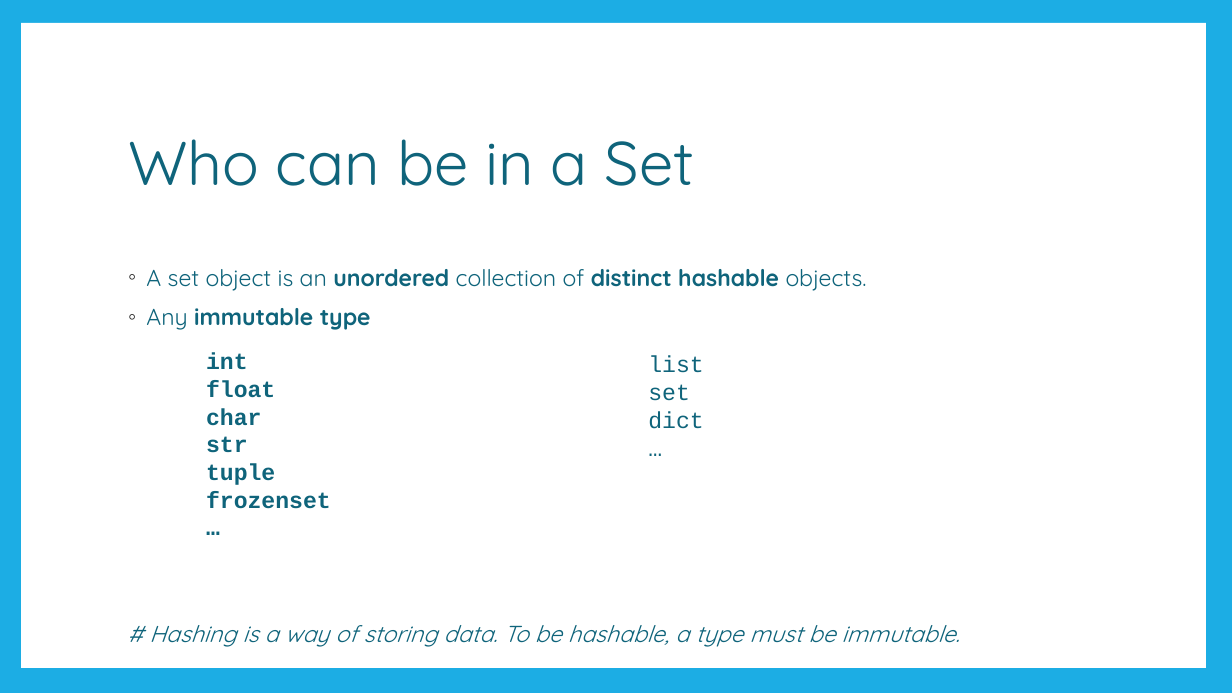
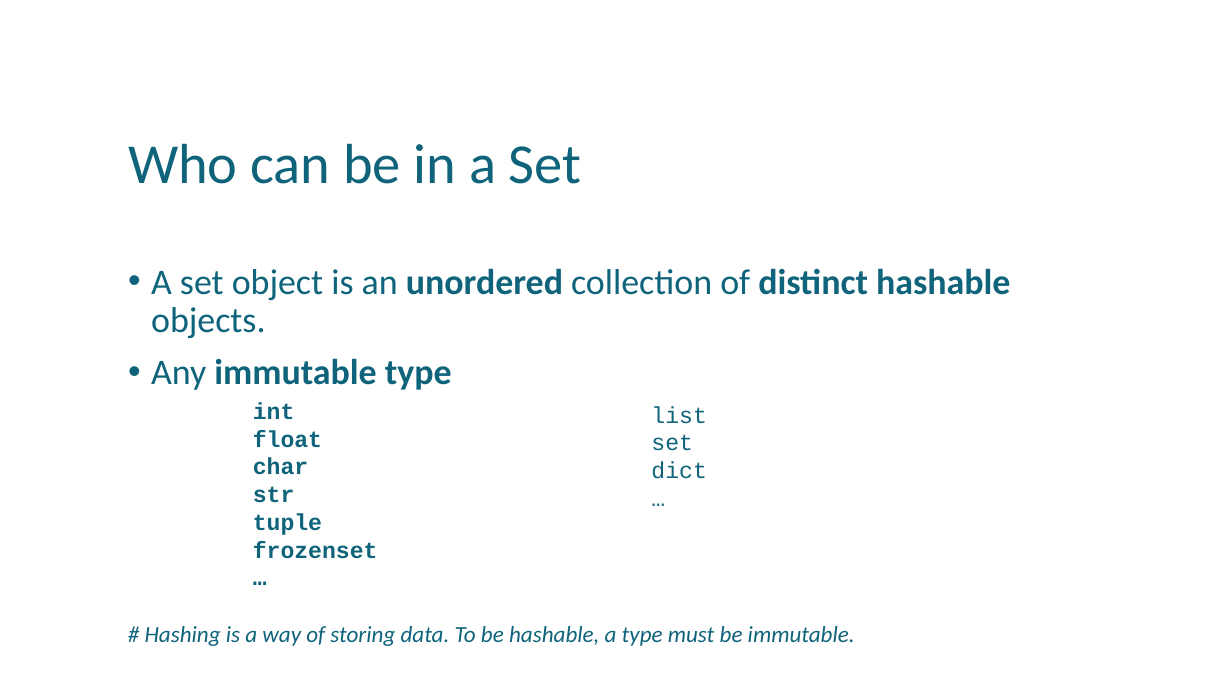
Before and after one commit to uday87j/teach_python, a slide deck: slide 4 of fundamentals/7-Set.pptx. Drawn at 1232x693 pixels with LibreOffice and Linux fonts; fonts in the diff are those of the drawing. Boxes give left, top, right and bottom in pixels: in the first picture for what was removed or moved away, otherwise in the second. Text is boxed around its words. In the diff, an @@ line names an element or a change of style, - is before the commit and + after.

```diff
--- a/fundamentals/7-Set.pptx
+++ b/fundamentals/7-Set.pptx
@@ rectangle removed at (0,0,1232,693) @@
@@ rectangle removed at (21,23,1206,668) @@
@@ title "Who can be in a ..." at (128,143,582,184): size 48 to 44 pt, font Quicksand to Calibri @@
@@ text "A set object is an ..." at (151,268,1010,390): size 18 to 28 pt, font Quicksand to Calibri; bullet ◦ to •; line spacing 1 to 0.9; more space between paragraphs @@
@@ text "int": place and size @@
-text "int" at (206,352,331,509)
+text "int" at (253,402,378,559)
@@ text "list": place and size @@
-text "list" at (648,356,703,429)
+text "list" at (651,406,706,479)
@@ text "# Hashing is a way ..." at (145,626,855,646): font Quicksand to Calibri @@
```
Also in this commit, not shown: 13 other slides changed, 4 other files.
